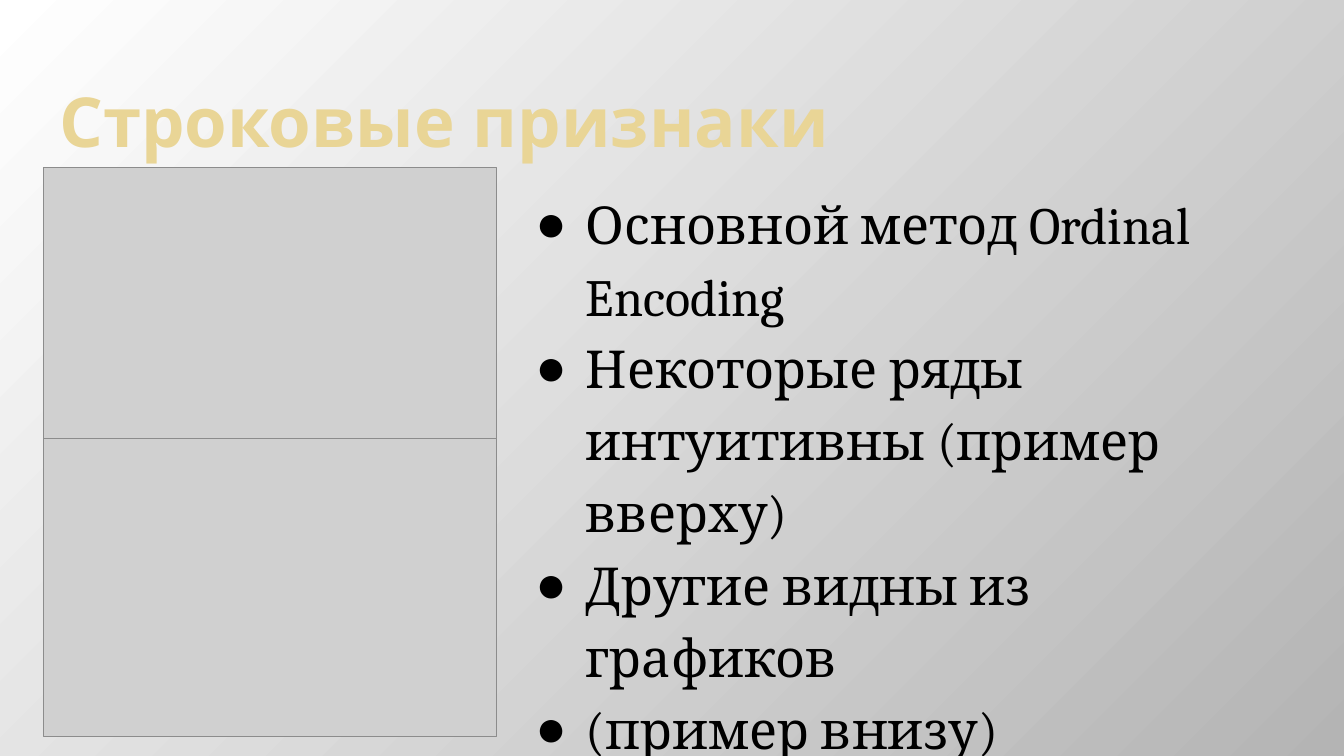
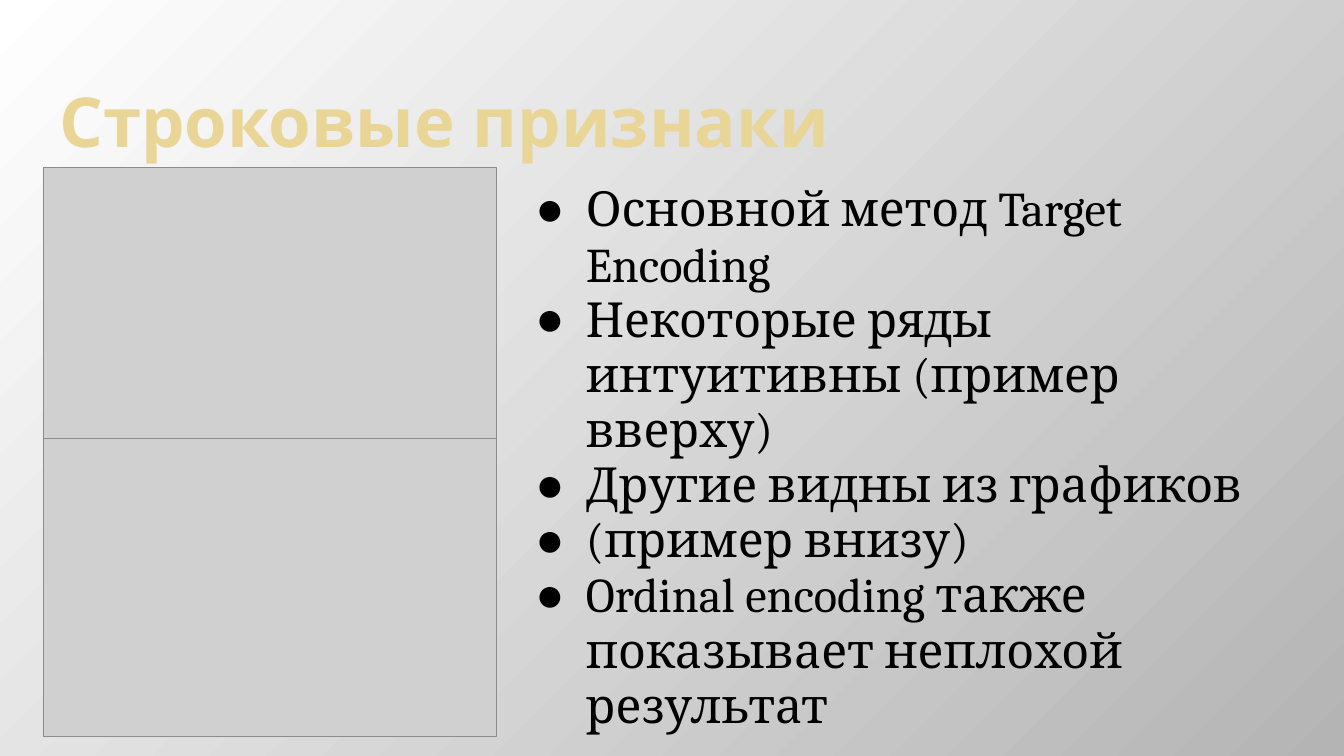
Before and after one commit to Dimildizio/DS_course, a slide deck: slide 10 of gradient-boosting/reports/House prices.pptx (slide 8 before the commit). Drawn at 1344x756 pixels with LibreOffice and Linux fonts; fonts in the diff are those of the drawing; grey boxes stand for pictures. Boxes give left, top, right and bottom in pixels: in the first picture for what was removed or moved away, otherwise in the second. Text is boxed around its words. In the diff, an @@ line names an element or a change of style, - is before the commit and + after.

```diff
--- a/gradient-boosting/reports/House prices.pptx
+++ b/gradient-boosting/reports/House prices.pptx
@@ text at box(586, 190, 1121, 292): text changed; size 28 to 25.9 pt @@
-● Основной метод Ordinal Encoding
+● Основной метод Target Encoding
@@ text at box(586, 292, 1242, 569): size 28 to 25.9 pt in "Некоторые ряды интуитивны (пример вверху)", "Другие видны из графиков", "(пример внизу)"; line spacing 1.15 to 0.95 @@
@@ text at box(586, 568, 1122, 669): paragraph added @@
+● Ordinal encoding также показывает неплохой результат
```
Also in this commit, not shown: 9 other slides changed, 3 slides added, 1 slide removed.
